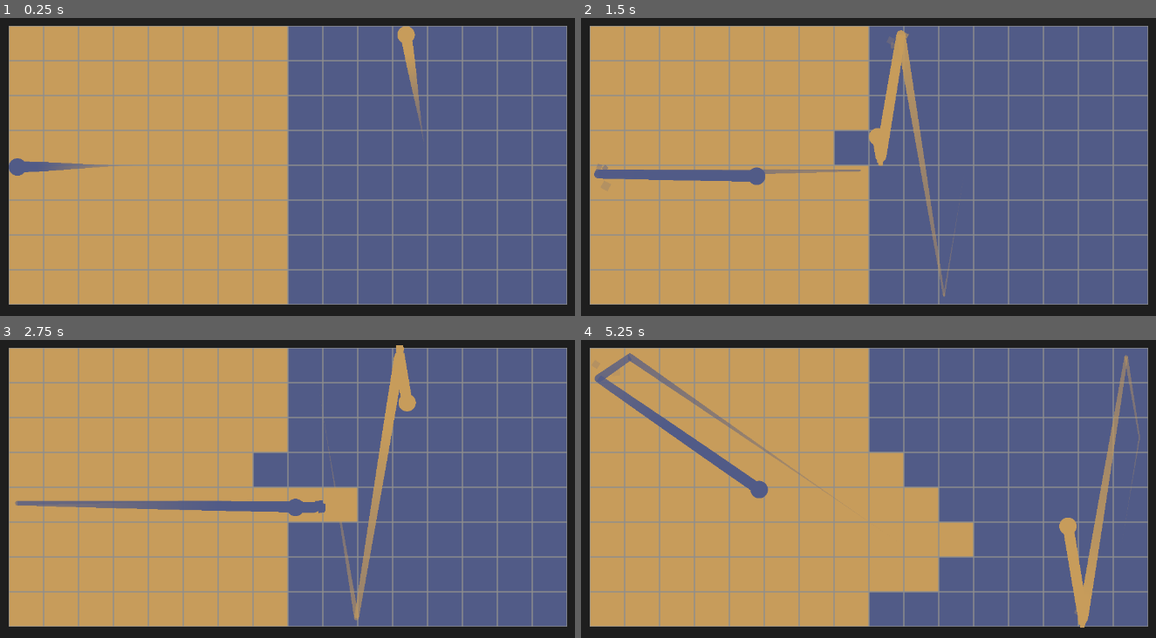
Above: before the commit, frames 1-4 (two rows, left to right).
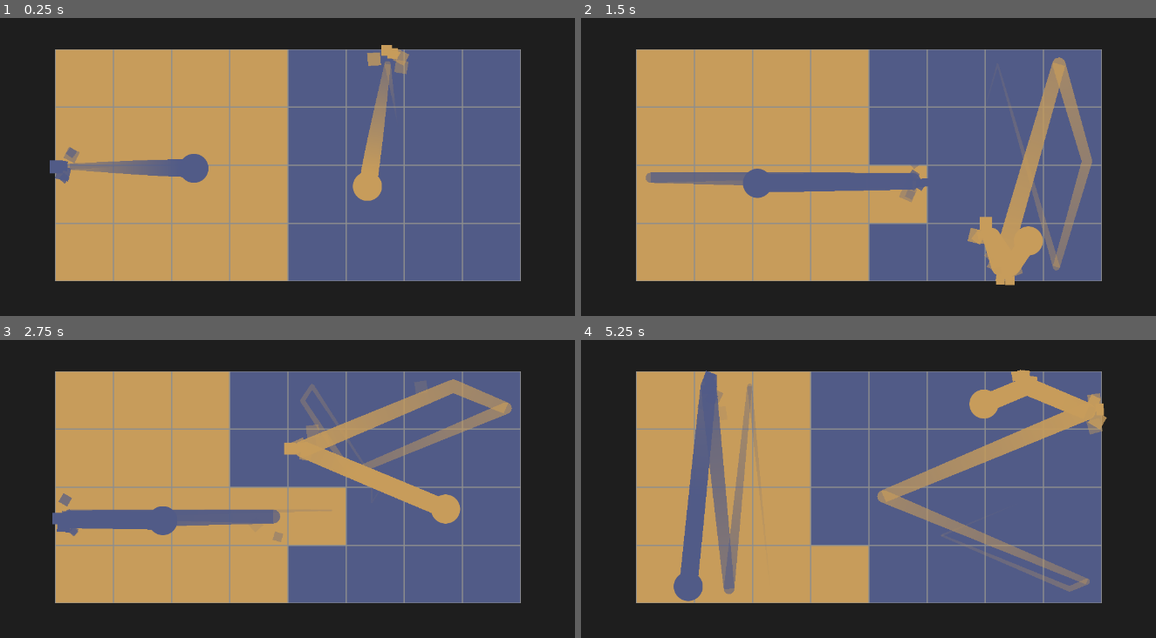
Above: after the commit, the same moments.

Repository: LiteFeather1/night-day-pong
Game: Godot game, scene res://scenes/main.tscn
Two runs of this game, one before a commit and one after it. Both use one fixed random seed, a clock stepped at 60 frames per second and the inputs below.
Inputs:
- Up to frame 1 (0.25 s): no input
- Up to frame 2 (1.5 s): no input
- Up to frame 3 (2.75 s): no input
- Up to frame 4 (5.25 s): tap F2 (screenshot, bound only after the commit) at 4.15 s

The runs differ from the first frame. In frame 1, 38% of the frame differs, in the area x 1-99%, y 2-97%; in frame 2, 44%; in frame 3, 48%; in frame 4, 55%.

Commit message:
Issue #5
Also added variables for padding to the side, another for top/bot.

Diff:
--- a/project.godot
+++ b/project.godot
@@ -20,6 +20,14 @@
 window/size/viewport_width=1280
 window/size/viewport_height=720
 
+[input]
+
+screenshot={
+"deadzone": 0.5,
+"events": [Object(InputEventKey,"resource_local_to_scene":false,"resource_name":"","device":-1,"window_id":0,"alt_pressed":false,"shift_pressed":false,"ctrl_pressed":false,"meta_pressed":false,"pressed":false,"keycode":0,"physical_keycode":4194333,"key_label":0,"unicode":0,"echo":false,"script":null)
+]
+}
+
 [layer_names]
 
 2d_physics/layer_1="player_1"
--- a/resources/gradient_ball_trail.tres
+++ b/resources/gradient_ball_trail.tres
@@ -1,5 +1,5 @@
 [gd_resource type="Gradient" format=3 uid="uid://cdewtxtnf6wbp"]
 
 [resource]
-offsets = PackedFloat32Array(0, 0.794595)
+offsets = PackedFloat32Array(0.119816, 0.894009)
 colors = PackedColorArray(1, 1, 1, 0, 1, 1, 1, 1)
--- a/scenes/main.gd
+++ b/scenes/main.gd
@@ -2,8 +2,13 @@
 
 @onready var root: Window = get_tree().get_root()
 
+@export_group("Camera")
+@export var camera_2d: Camera2D
+@export_range(0.0, 1.0) var sides_padding_percent: float = .5
+@export_range(0.0, 1.0) var tops_padding_percent: float = .33
+@export_range(0.0, 1.0) var top_offset_percent: float = .1
+
 @export_group("Nodes")
-@export var camera_2d: Camera2D
 @export var edge_colliders: Array[CollisionShape2D]
 
 @export_group("Game Settings")
@@ -49,11 +54,22 @@
 		g.set_color(1, colours[i])
 		trail_gradients.append(g)
 
-	# set camera pos
 	var scale_pos = 1.0 if !scale_position else block_scale
 	var center_x = collums * BLOCK_SIZE * scale_pos
 	var center_y = rows * BLOCK_SIZE * 0.5 * scale_pos
-	camera_2d.position = Vector2(center_x, center_y)
+
+	# camera zoom
+	var block_width = center_x * 2.0
+	var block_height = center_y * 2.0
+	var viewport = get_viewport().size
+	var zoom_x = viewport.x / (block_width * (sides_padding_percent + 1))
+	var zoom_y = viewport.y / (block_height * (tops_padding_percent + 1))
+	var zoom = zoom_x if zoom_y > zoom_x else zoom_y
+	camera_2d.zoom = Vector2(zoom, zoom)
+
+	# set camera pos
+	var camera_pos_y = center_y
+	camera_2d.position = Vector2(center_x, camera_pos_y)
 
 	# init block positions
 	var block_parents: Array[Node] = [Node.new(), Node.new()]
@@ -110,17 +126,17 @@
 		spawn_ball_hit_particle();
 
 	# set edge colliders
-	var top_right = Vector2(center_x * 2.0, 0.0)
+	var top_right = Vector2(block_width, 0.0)
 	var s_top = edge_colliders[0].shape as SegmentShape2D
 	s_top.a = Vector2.ZERO
 	s_top.b = top_right
 
-	var bot_right = Vector2(center_x * 2.0, center_y * 2.0)
+	var bot_right = Vector2(block_width, block_height)
 	var s_right = edge_colliders[1].shape as SegmentShape2D
 	s_right.a = top_right
 	s_right.b = bot_right
 
-	var bot_left = Vector2(0, center_y * 2.0)
+	var bot_left = Vector2(0, block_height)
 	var s_bot = edge_colliders[2].shape as SegmentShape2D
 	s_bot.a = bot_right
 	s_bot.b = bot_left
@@ -128,6 +144,13 @@
 	var s_left = edge_colliders[3].shape as SegmentShape2D
 	s_left.a = bot_left
 	s_left.b = Vector2.ZERO
+
+
+func _input(event: InputEvent) -> void:
+	if event.is_action_pressed("screenshot"):
+		var image = get_viewport().get_texture().get_image()
+		var path = "Screenshots/screenshot_%s.png" % Time.get_datetime_string_from_system().replace("-", "_").replace(":", "_").replace("T", "_")
+		image.save_png(path)
 
 
 func spawn_ball(index: int, pos: Vector2) -> void:
--- a/scenes/main.tscn
+++ b/scenes/main.tscn
@@ -15,8 +15,6 @@
 script = ExtResource("1_w6ri1")
 camera_2d = NodePath("Camera2D")
 edge_colliders = [NodePath("edge_collider/collision_shape_top"), NodePath("edge_collider/collision_shape_right"), NodePath("edge_collider/collision_shape_bot"), NodePath("edge_collider/collision_shape_left")]
-collums = 8
-rows = 8
 colours = Array[Color]([Color(0.317647, 0.356863, 0.529412, 1), Color(0.780392, 0.611765, 0.356863, 1)])
 gradient_ball_trail = ExtResource("2_pmfab")
 
@@ -39,4 +37,3 @@
 shape = SubResource("SegmentShape2D_cf11h")
 
 [node name="Camera2D" type="Camera2D" parent="."]
-zoom = Vector2(0.5, 0.5)
Not shown, changed: .gitignore
